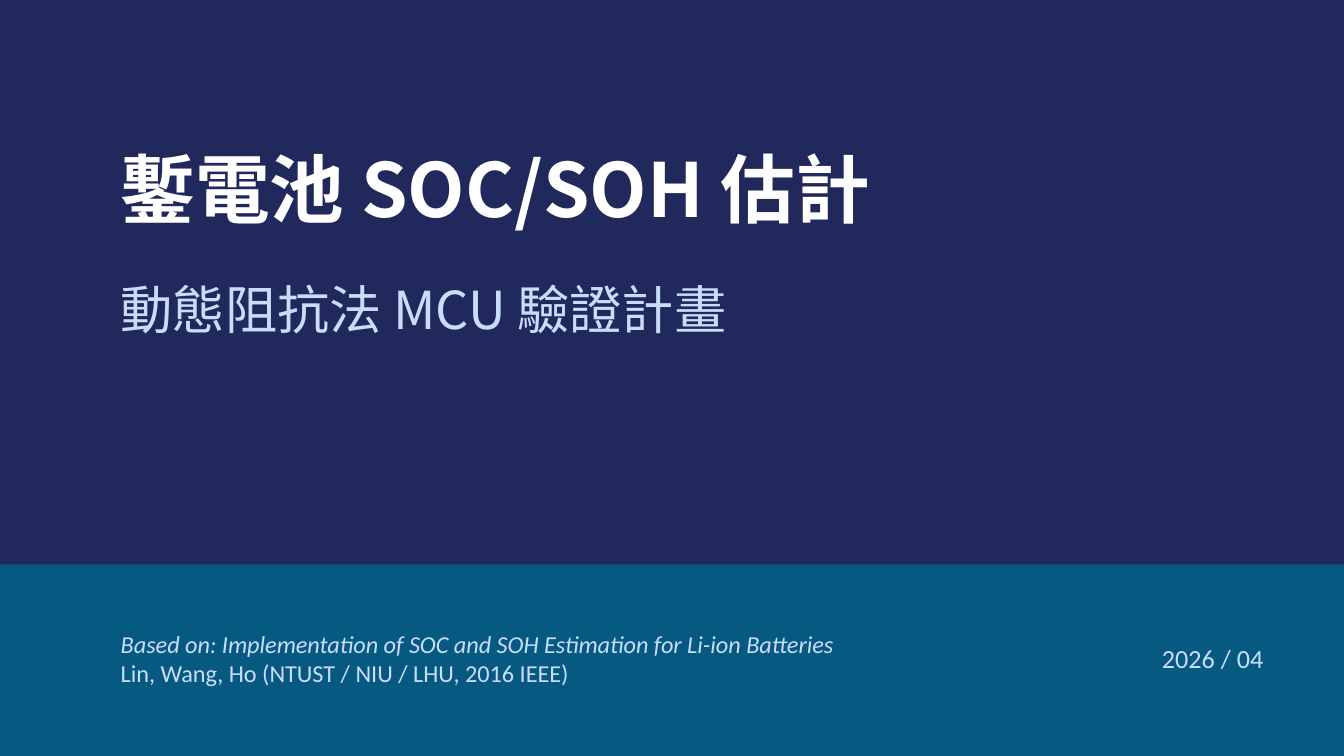
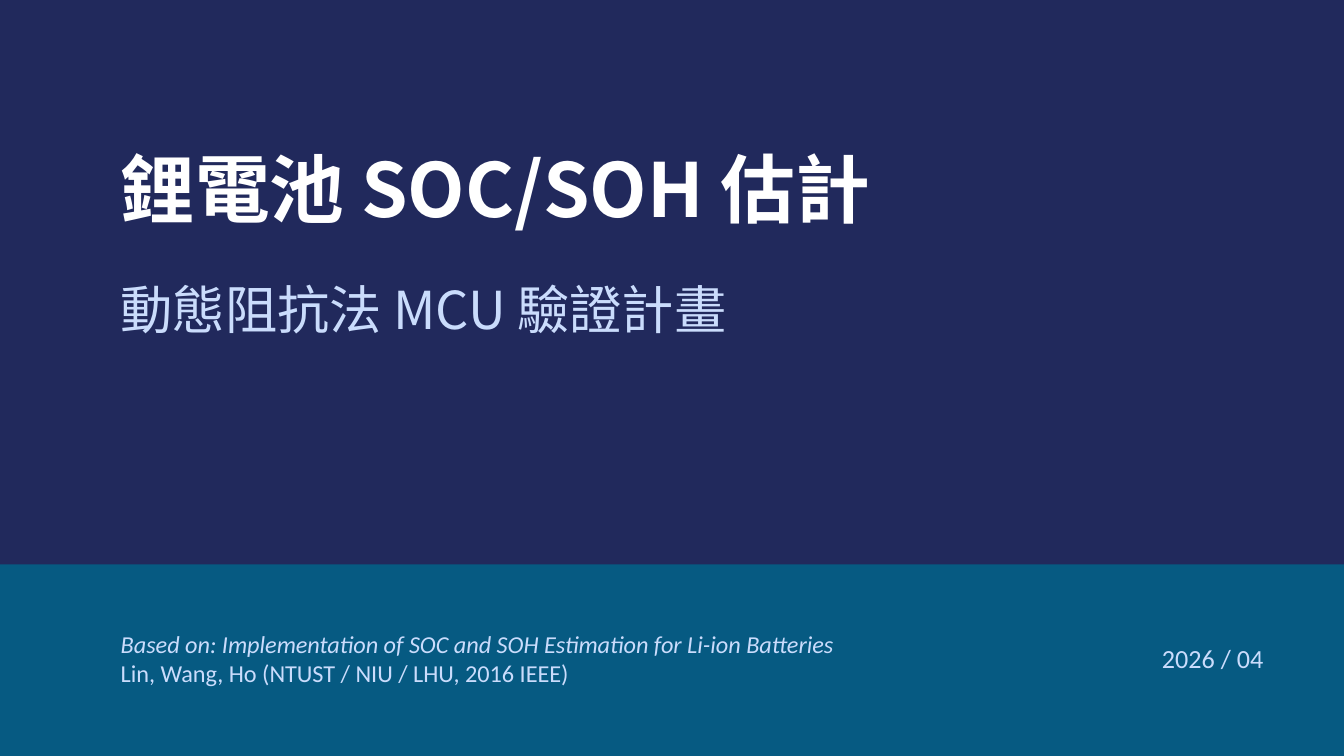
Before and after one commit to JackHung9527/SOC_RESEARCH, a slide deck: slide 1 of DOC/會議紀錄/meeting_0416_洪大甲.pptx. Drawn at 1344x756 pixels with LibreOffice and Linux fonts; fonts in the diff are those of the drawing. Boxes give left, top, right and bottom in pixels: in the first picture for what was removed or moved away, otherwise in the second. Text is boxed around its words. In the diff, an @@ line names an element or a change of style, - is before the commit and + after.

Commit message:
feat(mcu): scaffold STM32G071 + INA226 firmware
新增 MCU 韌體骨架，對應 meeting_0416 的鋰電池 SOC/SOH 動態阻抗法 MCU 驗證計畫。

- Drivers/INA226：HAL I2C 驅動（CONFIG/CAL/讀值 API）
- App/battery_monitor：取樣排程與樣本快取
- App/soc_soh_calc：動態阻抗法 + 投影法 SOC/SOH 骨架（校正 pending）
- Core 主程式骨架 + 腳位與系統參數巨集
- README + docs/wiring：含 ASCII 接線圖、連線清單、訊號完整性建議
- 同步更新 CLAUDE.md 今日總結與 meeting_0416 簡報

```diff
--- a/DOC/會議紀錄/meeting_0416_洪大甲.pptx
+++ b/DOC/會議紀錄/meeting_0416_洪大甲.pptx
@@ text at bbox=[121, 153, 870, 231]: text changed @@
-鏨電池 SOC/SOH 估計
+鋰電池 SOC/SOH 估計
```
Also in this commit, not shown: 3 other slides changed, 11 other files.
